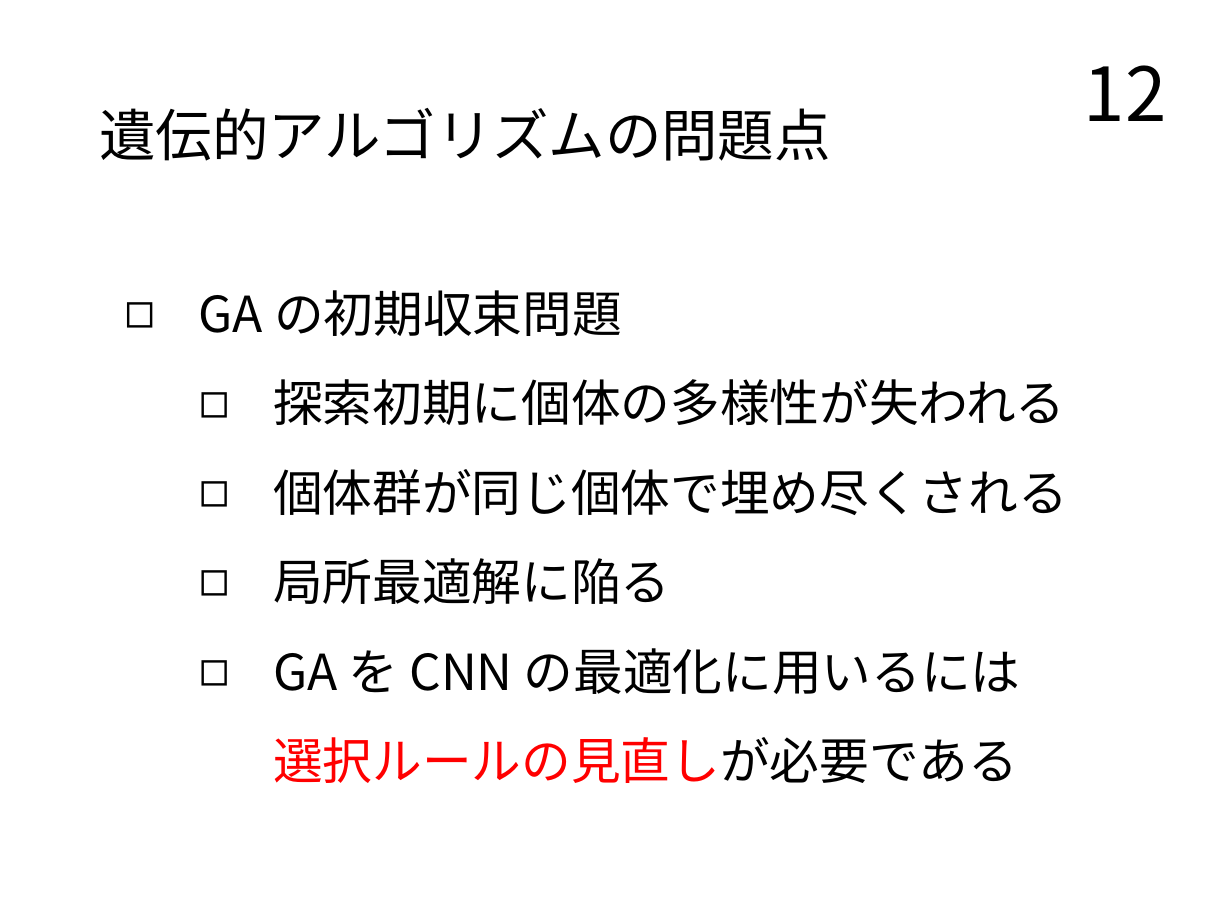
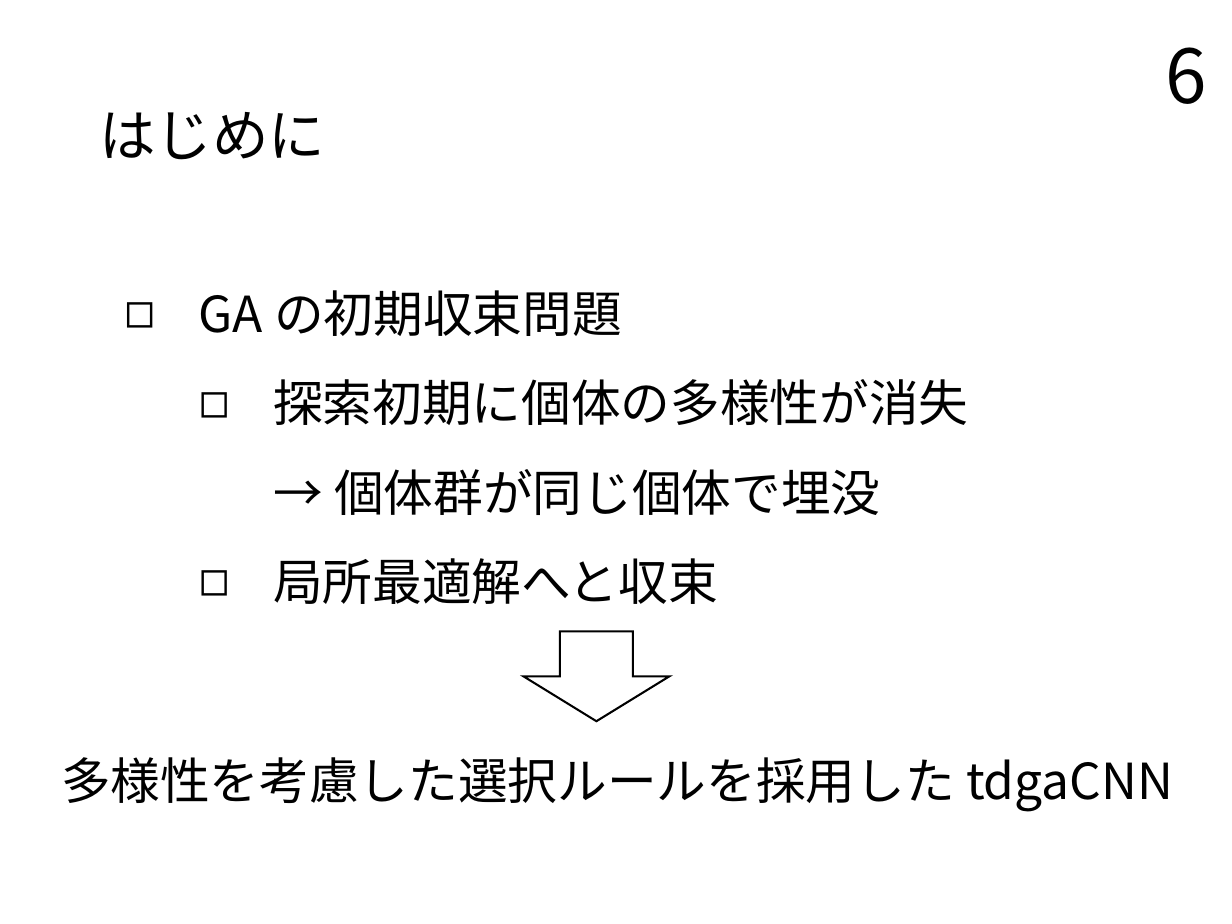
Before and after one commit to TairaTomotaka/kadai, a slide deck: slide 6 of prsn/20221129.pptx (slide 12 before the commit). Drawn at 1232x924 pixels with LibreOffice and Linux fonts; fonts in the diff are those of the drawing. Boxes give left, top, right and bottom in pixels: in the first picture for what was removed or moved away, otherwise in the second. Text is boxed around its words. In the diff, an @@ line names an element or a change of style, - is before the commit and + after.

```diff
--- a/prsn/20221129.pptx
+++ b/prsn/20221129.pptx
@@ page number at (1166,47,1207,104): text changed @@
-12
+6
@@ title at (100,112,326,160): text changed @@
-遺伝的アルゴリズムの問題点
+はじめに
@@ text at (273,379,968,604): text changed @@
-    ◻ 探索初期に個体の多様性が失われる
-    ◻ 個体群が同じ個体で埋め尽くされる
-    ◻ 局所最適解に陥る
-    ◻ GA を CNN の最適化に用いるには
-      選択ルールの見直しが必要である
+    ◻ 探索初期に個体の多様性が消失
+      → 個体群が同じ個体で埋没
+    ◻ 局所最適解へと収束
@@ down arrow added at (523,632,669,721), fill #FFFFFF, outline #000000 1 pt @@
@@ text added at (61,757,1173,812), 24 pt, text #000000 @@
+多様性を考慮した選択ルールを採用した tdgaCNN
```
Also in this commit, not shown: 14 other slides changed, 9 slides added, 3 slides removed, 2 other files.
